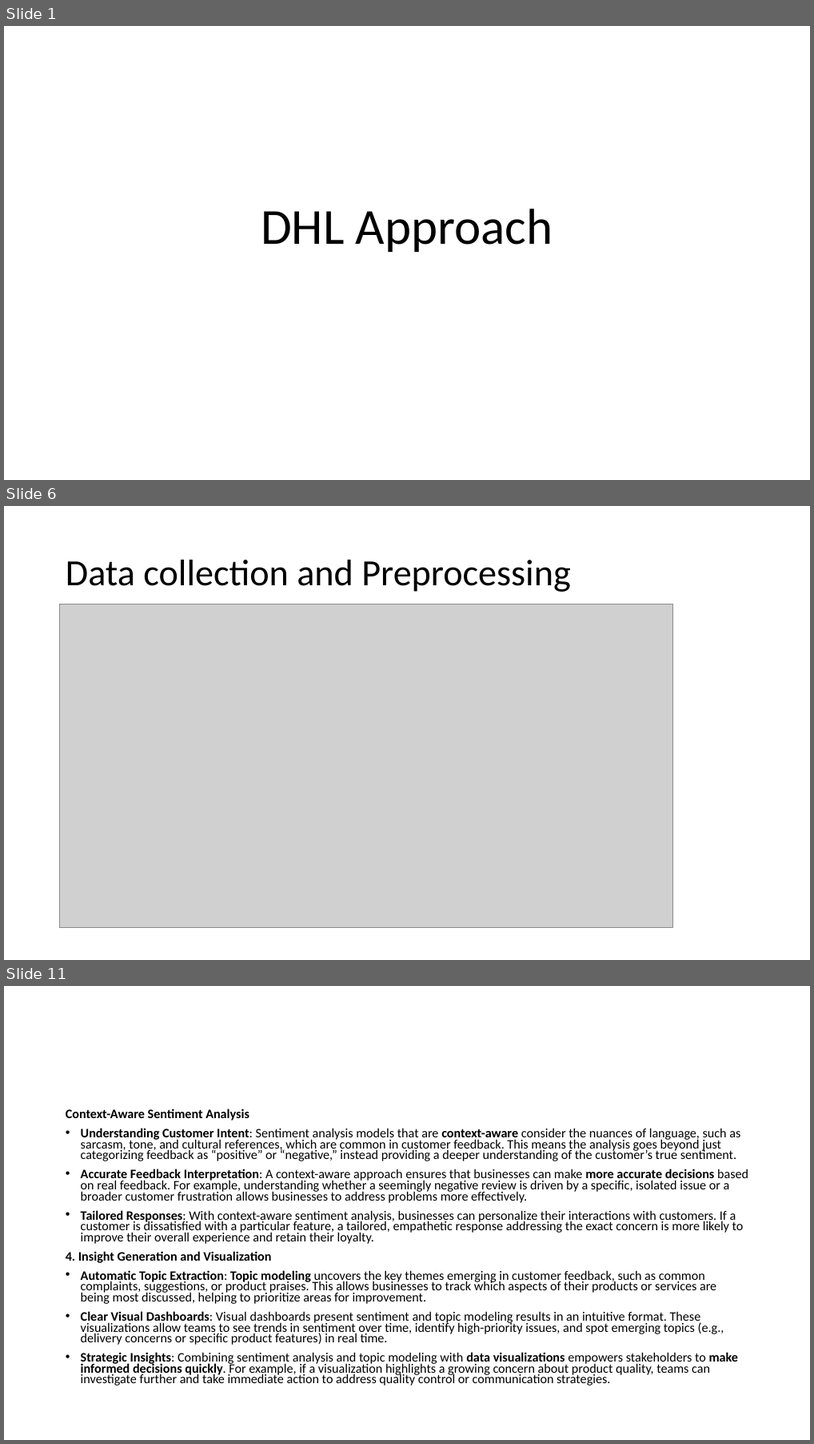
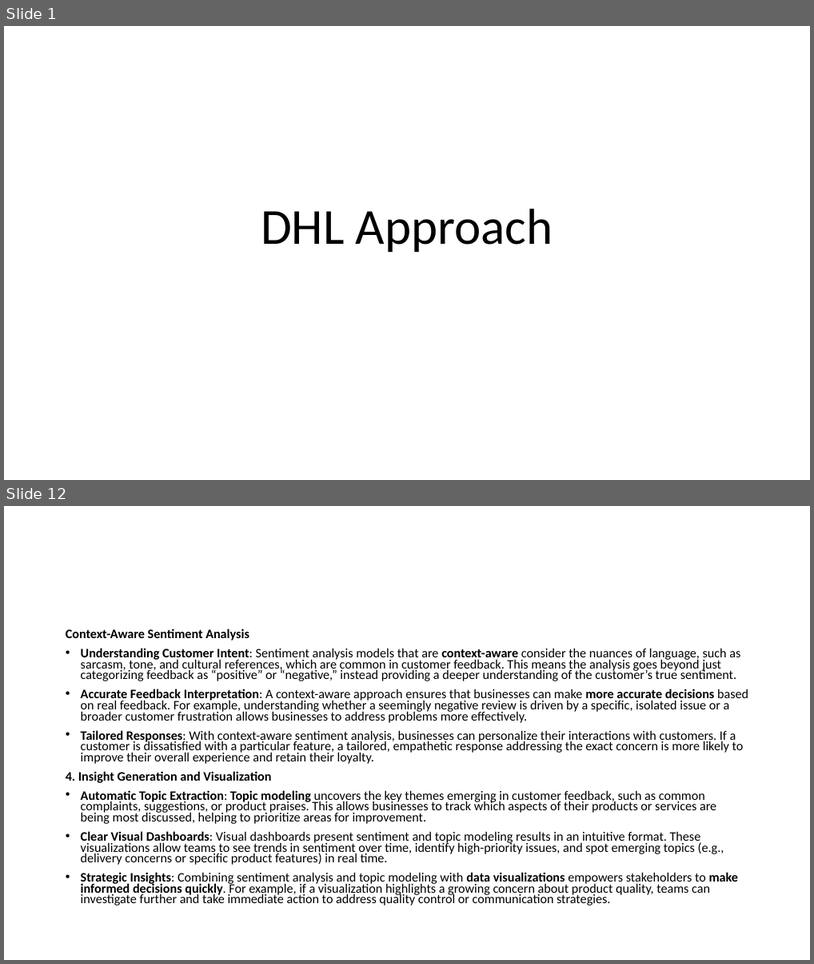
Before and after one commit to ShiviV/DHL-Sentiment-and-Topic-modelling, a slide deck: DHL Approach.pptm. Shown one above the other, each under a label of ours: slides 1, 6 and 11 before the commit, slides 1 and 12 after it; the slides between them are not shown. The pictures are 814x1444 and 814x964 pixels, drawn with LibreOffice and Linux fonts; fonts in the diff are those of the drawing; grey boxes stand for pictures. Boxes give left, top, right and bottom in pixels: in the first picture for what was removed or moved away, otherwise in the second. Text is boxed around its words. In the diff, an @@ line names an element or a change of style, - is before the commit and + after.

```diff
--- a/DHL Approach.pptm
+++ b/DHL Approach.pptm
@@ slide 6 removed at (4, 506, 810, 960), background #FFFFFF @@
@@ title removed at (66, 560, 570, 592) @@
-Data collection and Preprocessing
@@ picture removed at (60, 604, 673, 928) @@
@@ what was slide 11 is now slide 12 @@
```
Also in this commit, not shown: 6 slides changed, 3 slides added, 1 other slide removed.
